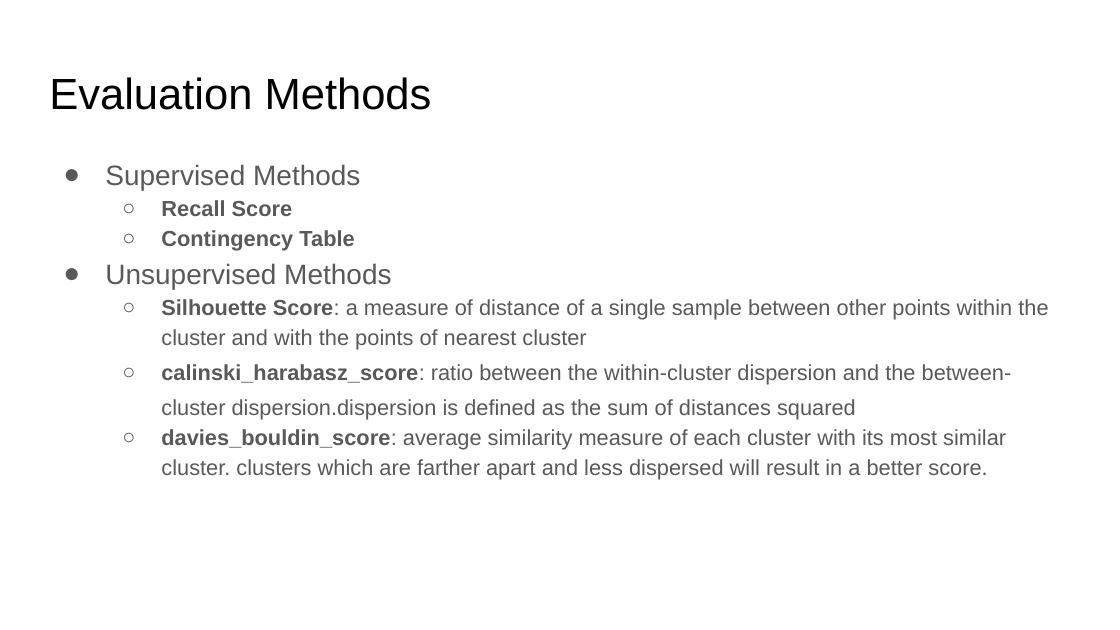
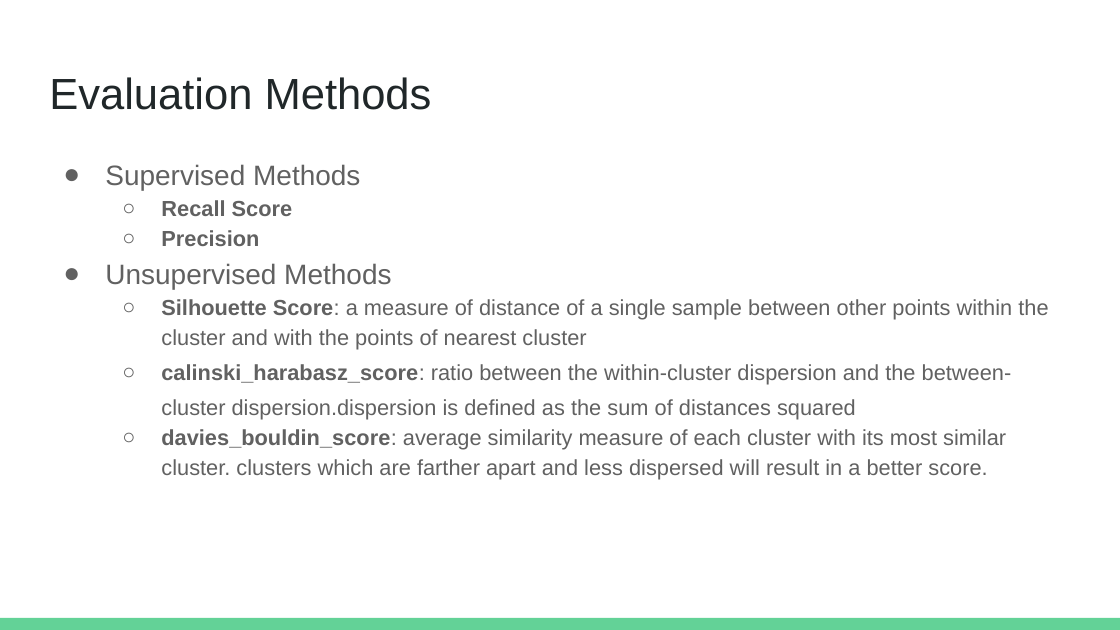
Before and after one commit to rmzn1717/anomaly_detection_project, a slide deck: slide 4 of Unsupervised Anomaly Detection.pptx (slide 8 before the commit). Drawn at 1120x630 pixels with LibreOffice and Linux fonts; fonts in the diff are those of the drawing. Boxes give left, top, right and bottom in pixels: in the first picture for what was removed or moved away, otherwise in the second. Text is boxed around its words. In the diff, an @@ line names an element or a change of style, - is before the commit and + after.

```diff
--- a/Unsupervised Anomaly Detection.pptx
+++ b/Unsupervised Anomaly Detection.pptx
@@ title "Evaluation Methods" at (x1=49, y1=77, x2=432, y2=110): text colour #000000 to #202729 @@
@@ text at (x1=105, y1=164, x2=1048, y2=480): text colour #595959 to #616161; bullet colour #595959 to #616161 @@
@@ text at (x1=161, y1=230, x2=259, y2=246): text changed; text colour #595959 to #616161 @@
-  ○ Contingency Table
+  ○ Precision
@@ rectangle added at (x1=0, y1=618, x2=1120, y2=630), fill #63D297 @@
```
Also in this commit, not shown: 21 other slides changed, 13 slides added, 3 slides removed, 1 other file.
